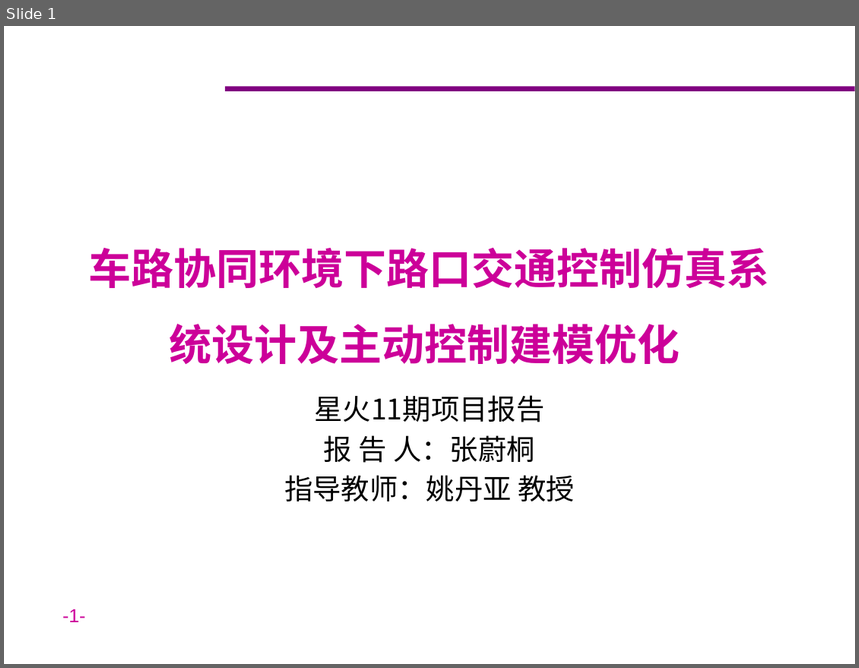
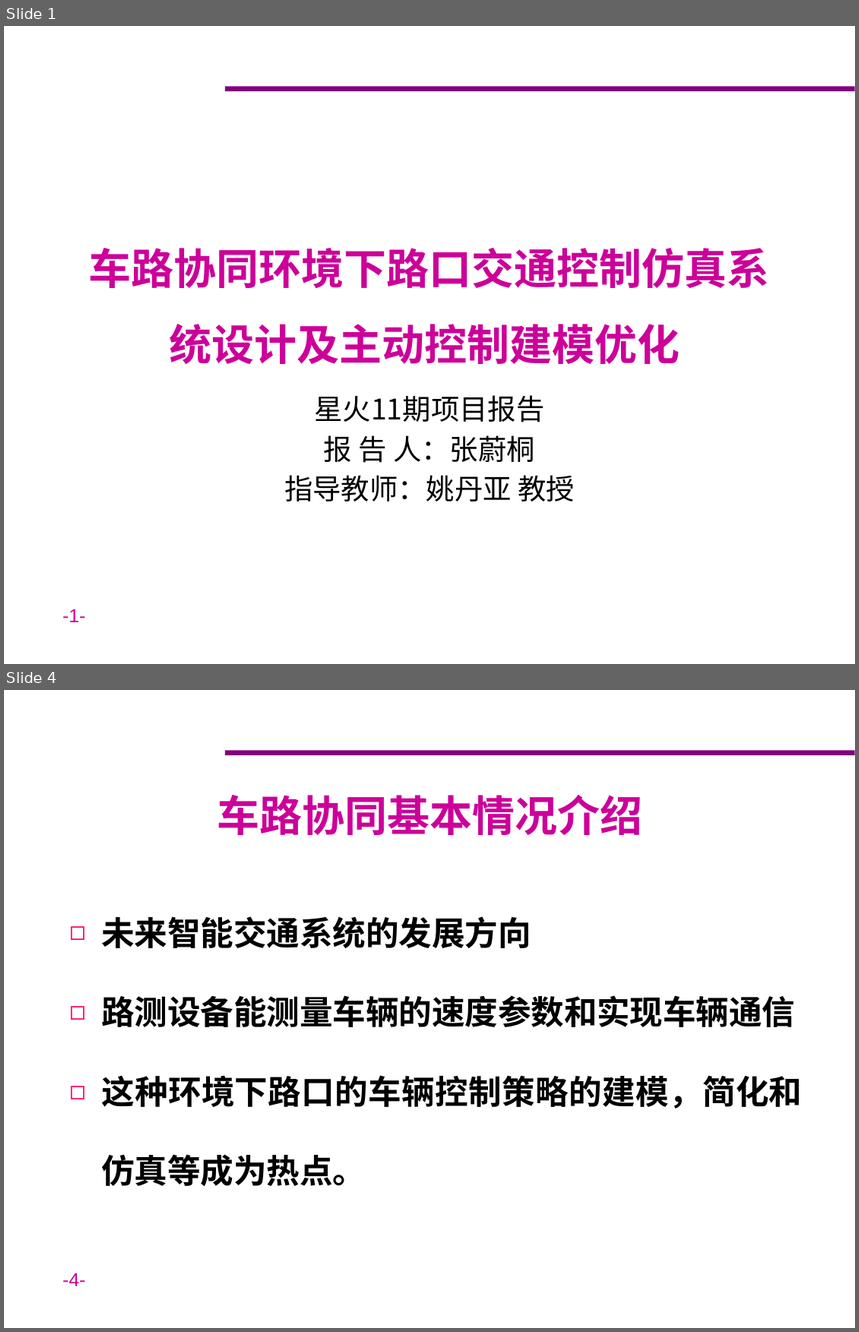
Before and after one commit to ZeroWeight/Traffic, a slide deck: pre/星火/finalreport.pptx. Shown one above the other, each under a label of ours: slide 1 before the commit, slides 1 and 4 after it; the slides between them are not shown. The pictures are 859x668 and 859x1332 pixels, drawn with LibreOffice and Linux fonts; fonts in the diff are those of the drawing; background and template pictures are left out. Boxes give left, top, right and bottom in pixels: in the first picture for what was removed or moved away, otherwise in the second. Text is boxed around its words. In the diff, an @@ line names an element or a change of style, - is before the commit and + after.

```diff
--- a/pre/星火/finalreport.pptx
+++ b/pre/星火/finalreport.pptx
@@ slide 4 added at [4, 690, 855, 1328], background #FFFFFF; not listed: 2 template elements that a slide beside it also shows @@
@@ title added at [217, 795, 642, 835], 36 pt, text #CC0099, bold @@
+车路协同基本情况介绍
@@ text added at [101, 916, 802, 1186], 28 pt, text #000000, bold @@
+◻ 未来智能交通系统的发展方向
+◻ 路测设备能测量车辆的速度参数和实现车辆通信
+◻ 这种环境下路口的车辆控制策略的建模，简化和仿真等成为热点。
```
Also in this commit, not shown: 19 other slides added, 1 other file.
